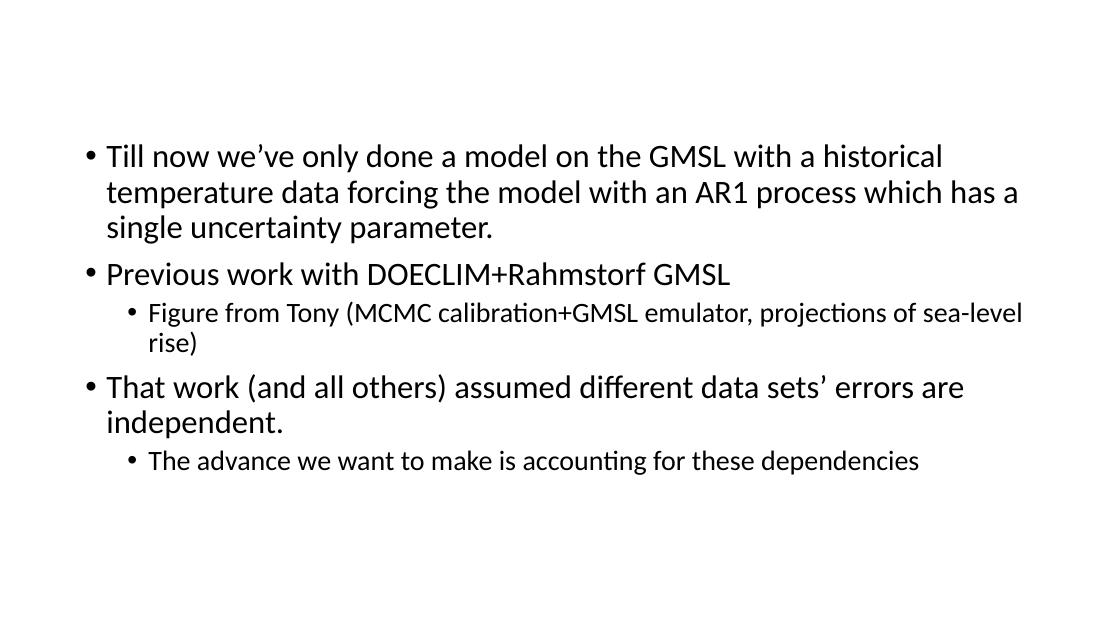
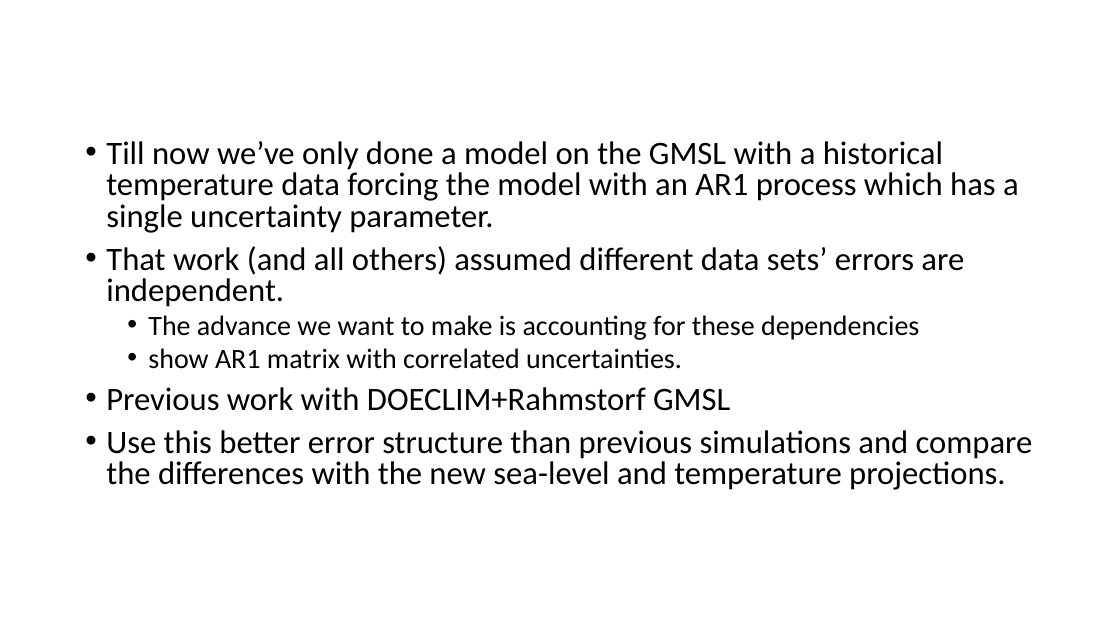
Before and after one commit to niharnandan/thesis, a slide deck: slide 13 of Mid Semester Presentation.pptx (slide 12 before the commit). Drawn at 1120x630 pixels with LibreOffice and Linux fonts; fonts in the diff are those of the drawing. Boxes give left, top, right and bottom in pixels: in the first picture for what was removed or moved away, otherwise in the second. Text is boxed around its words. In the diff, an @@ line names an element or a change of style, - is before the commit and + after.

```diff
--- a/Mid Semester Presentation.pptx
+++ b/Mid Semester Presentation.pptx
@@ text at <box>106,141,1019,340</box>: line spacing 0.9 to 0.8 @@
@@ text at <box>106,262,1023,356</box>: paragraphs removed @@
-• Previous work with DOECLIM+Rahmstorf GMSL
-  • Figure from Tony (MCMC calibration+GMSL emulator, projections of sea-level rise)
@@ text at <box>106,348,1033,490</box>: paragraphs added @@
+  • show AR1 matrix with correlated uncertainties.
+• Previous work with DOECLIM+Rahmstorf GMSL
+• Use this better error structure than previous simulations and compare the differences with the new sea-level and temperature projections.
```
Also in this commit, not shown: 6 other slides changed, 1 slide added.
